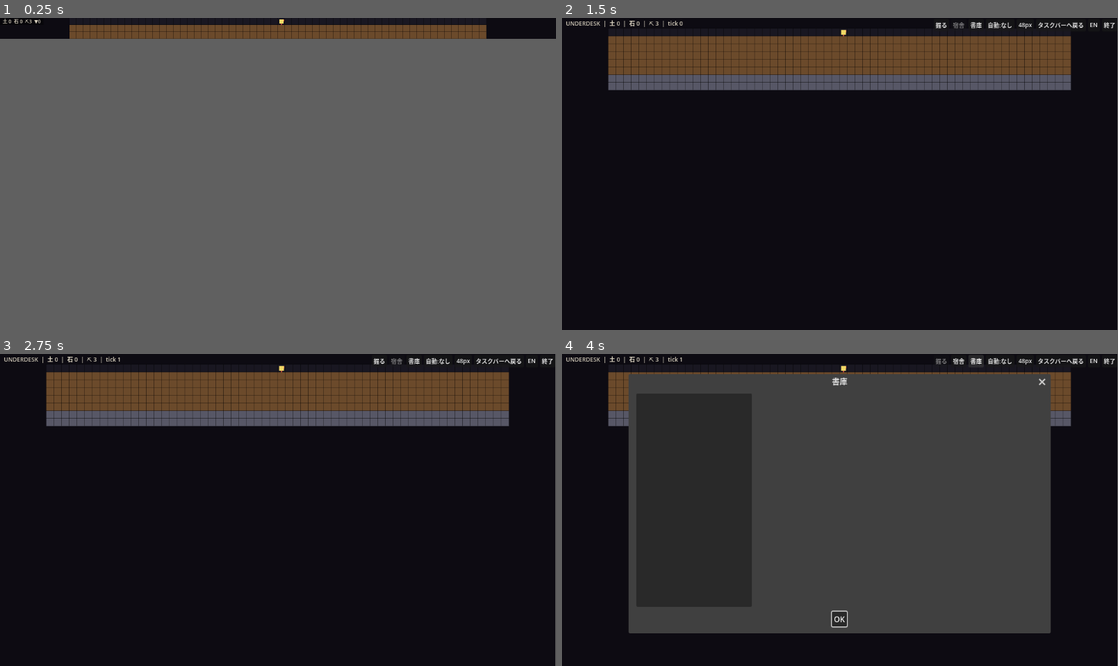
Above: before the commit, frames 1-4 (two rows, left to right).
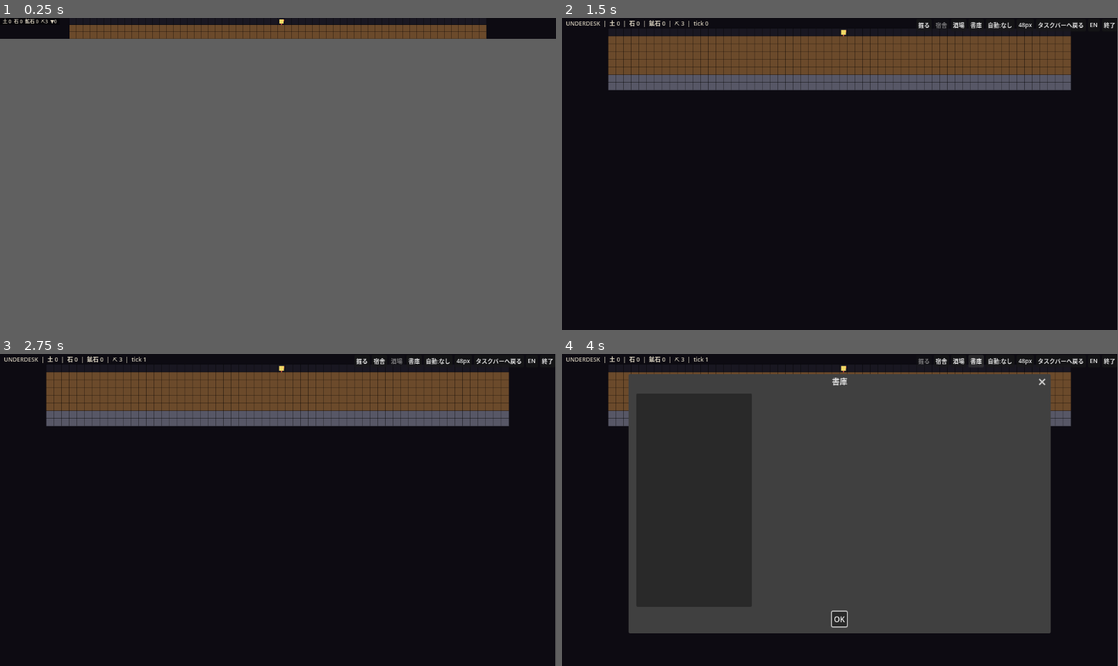
Above: after the commit, the same moments.

Repository: jinsei0604/UnderDesk
Game: Godot game, scene res://src/ui/main.tscn
Two runs of this game, one before a commit and one after it. Both use one fixed random seed, a clock stepped at 60 frames per second and the inputs below.
Inputs (mouse positions are in pixels of both pictures, inside the frame that each line leads up to):
- Up to frame 1 (0.25 s): no input
- Up to frame 2 (1.5 s): tap Enter at 0.5 s; drag from (840, 27) to (895, 24) at 0.52 s; click "宿舎" at 1.25 s
- Up to frame 3 (2.75 s): click (394, 354) at 2 s, where only the run after the commit has a clickable "酒場"
- Up to frame 4 (4 s): click "掘る" at 2.75 s; click "書庫" at 3.5 s

The runs differ from the first frame. In frame 1, less than 0.1% of the frame differs, in the area x 4-11%, y 0-2%; in frame 2, 0.2%, in the area x 15-73%, y 0-4%; in frame 3, 0.2%; in frame 4, 0.2%.

Commit message:
Sprint 5: aquifer stratum, five new documents, tavern room
- New stratum: aquifer (depth 16-30, wet rock, hardness 7, yields ore)
- Documents 004-008 in JA/EN continuing the deadpan-dread voice:
  the Answer that echoes politely, a wage ledger running out of
  storage, water flowing upward, the foreman prohibitions, and the
  illiterate brother who can suddenly read
- Tavern room (8 stone): +1 dig power per tavern, recorded on the
  room entry so the effect survives save/load
- Room build buttons are generated from data files, ore shown in HUD
- 40 tests passing

Co-Authored-By: Claude Fable 5 <noreply@anthropic.com>

Diff:
--- /dev/null
+++ b/data/documents/doc_004.json
@@ -0,0 +1,5 @@
+{
+	"id": "doc_004",
+	"title_key": "DOC_004_TITLE",
+	"body_key": "DOC_004_BODY"
+}
--- /dev/null
+++ b/data/documents/doc_005.json
@@ -0,0 +1,5 @@
+{
+	"id": "doc_005",
+	"title_key": "DOC_005_TITLE",
+	"body_key": "DOC_005_BODY"
+}
--- /dev/null
+++ b/data/documents/doc_006.json
@@ -0,0 +1,5 @@
+{
+	"id": "doc_006",
+	"title_key": "DOC_006_TITLE",
+	"body_key": "DOC_006_BODY"
+}
--- /dev/null
+++ b/data/documents/doc_007.json
@@ -0,0 +1,5 @@
+{
+	"id": "doc_007",
+	"title_key": "DOC_007_TITLE",
+	"body_key": "DOC_007_BODY"
+}
--- /dev/null
+++ b/data/documents/doc_008.json
@@ -0,0 +1,5 @@
+{
+	"id": "doc_008",
+	"title_key": "DOC_008_TITLE",
+	"body_key": "DOC_008_BODY"
+}
--- /dev/null
+++ b/data/rooms/tavern.json
@@ -0,0 +1,8 @@
+{
+	"id": "tavern",
+	"name_key": "ROOM_TAVERN",
+	"width": 2,
+	"height": 1,
+	"cost": { "stone": 8 },
+	"effect": "dig_power_add"
+}
--- /dev/null
+++ b/data/strata/030_aquifer.json
@@ -0,0 +1,11 @@
+{
+	"id": "aquifer",
+	"name_key": "STRATUM_AQUIFER",
+	"depth_from": 16,
+	"depth_to": 30,
+	"terrain": "WETROCK",
+	"hardness": 7,
+	"yield": "ore",
+	"documents": ["doc_004", "doc_005", "doc_006", "doc_007", "doc_008"],
+	"document_chance": 0.1
+}
--- a/locale/en.csv
+++ b/locale/en.csv
@@ -2,6 +2,8 @@
 APP_TITLE,UNDERDESK
 STRATUM_TOPSOIL,Topsoil
 STRATUM_BEDROCK,Bedrock
+STRATUM_AQUIFER,Aquifer
+ROOM_TAVERN,Tavern
 ROOM_DORM,Dormitory
 RES_SOIL,Soil
 RES_STONE,Stone
@@ -25,3 +27,13 @@
 DOC_002_BODY,"Dear brother. Thank you for the money. The site here is the same as ever. There is just one odd rule: ""A …(281 unchanged characters)…
 DOC_003_TITLE,Fragment of a Stone Tablet
 DOC_003_BODY,"[LEGIBLE SECTION] ...to appease it, we ceased our digging. Seven times we filled the shaft back in, and seven times we failed. Return the soil, stack the stones — it does not matter. The depth remembers. You may forget, but the hole does not. ...[REMAINDER LOST]"
+DOC_004_TITLE,A Miner's Journal - II
+DOC_004_BODY,"I am beginning to understand what the foreman means by training your ears. Deep down, the sound of your pickaxe comes back to you — one beat late, and somehow a little more polite. I took it for an echo at first. Then Yorek tried it: three strikes, then stop. It answered with four. The foreman said: ""Don't try to match its count. As long as it matches yours, the work goes well."" And in fact, they say this month's yield is the highest on record."
+DOC_005_TITLE,Torn Page from a Wage Ledger
+DOC_005_BODY,"[Ledger, excerpt] Week 7: Daron, 20 silver. Yorek, 20 silver. Mim, 25 (night shift). Week 8: Daron, 40. Yorek, 40. Note: wages doubled for all work below the tenth stratum. Week 9: Daron, 80. Note: wages quadrupled. Held in storage, recipient absent. Week 10: Note: we are running out of storage."
+DOC_006_TITLE,A Miner's Journal - III
+DOC_006_BODY,"We reached the aquifer today. The water is clean, and cold, and it flows upward. That is not a slip of the pen. It climbs the walls in quiet, orderly lines, up toward the ceiling. Daron said there must be a lake on top of the mountain. We laughed. I have noticed, lately, that we measure our fear by how often we laugh. Today we laughed a great deal."
+DOC_007_TITLE,Notice from the Foreman
+DOC_007_BODY,"[NOTICE No. 11] The following are prohibited: 1. Singing in the shafts. 2. Whistling in the shafts. 3. Deliberately breaking the rhythm of the work. 4. Striking back in reply to the Answer. 5. Explaining the reasons for the above when a newcomer asks. — Those who know the reasons already know how to answer. — The Foreman"
+DOC_008_TITLE,An Old Letter - II
+DOC_008_BODY,"Dear brother. You will recall I wrote that I cannot read. I can now. I do not remember learning. One morning I woke, and the marks on the tablets looked like plain dictation — just sounds, written down. They say it happens to everyone here. One of the old hands puts it differently: ""You haven't learned the tunnel's language. It has learned yours."" Either way, the pay is good. Only — these days, in my dreams, I find I am writing my letters to you in those marks."
--- a/locale/ja.csv
+++ b/locale/ja.csv
@@ -2,6 +2,8 @@
 APP_TITLE,UNDERDESK
 STRATUM_TOPSOIL,表土
 STRATUM_BEDROCK,岩盤
+STRATUM_AQUIFER,地下水脈
+ROOM_TAVERN,酒場
 ROOM_DORM,宿舎
 RES_SOIL,土
 RES_STONE,石
@@ -25,3 +27,13 @@
 DOC_002_BODY,"兄上へ。送金ありがとう。こちらの現場は変わりない。ただひとつ、妙な決まりがある。「拾った石板は読まずに納めよ」。読んだ者から辞めていくからだそうだ。おれは字が読めないから安心だと笑われた。……なあ兄上。字が読めないのに、夢の中であれを「読んで」しまうことは、あるのだろうか。"
 DOC_003_TITLE,石板の欠片
 DOC_003_BODY,"【判読可能部分】……を鎮めるため、我らは掘るのをやめた。埋め戻しは七度に及び、七度とも失敗した。土を戻しても、石を積んでも、『深さ』は覚えている。おまえたちが忘れても、穴は忘れない。……【以下欠損】"
+DOC_004_TITLE,坑夫の手記・二
+DOC_004_BODY,"監督の言う「耳を慣らす」の意味が分かってきた。深いところでは、つるはしの音が返ってくるのだ。一拍遅れて、少しだけ丁寧に。最初は反響だと思った。だがヨレクの奴が試しに三回叩いて止めたら、向こうは四回返してきた。監督は言った。「数を合わせようとするな。向こうが合わせてくる分には、仕事は捗る」。実際、今月の掘削量は過去最高らしい。"
+DOC_005_TITLE,賃金台帳の切れ端
+DOC_005_BODY,"【台帳・抜粋】第七週: ダロン 銀二十、ヨレク 銀二十、ミム 銀二十五（夜勤加算）。第八週: ダロン 銀四十、ヨレク 銀四十。備考: 十層より下の作業は賃金二倍とする。第九週: ダロン 銀八十。備考: 賃金四倍。受取人不在のため保管。第十週: 備考: 保管場所が足りない。"
+DOC_006_TITLE,坑夫の手記・三
+DOC_006_BODY,"地下水脈に着いた。水は綺麗で、冷たくて、上に流れている。書き間違いではない。壁を伝って、天井の方へ、静かに列を作って登っていく。ダロンは「山の上に湖でもあるんだろう」と言った。おれたちは笑った。このごろ気づいたが、おれたちは笑う回数で怖さを測っている。今日はよく笑った。"
+DOC_007_TITLE,監督の通達
+DOC_007_BODY,"【通達・第十一号】以下を禁ずる。一、坑内で歌うこと。二、坑内で口笛を吹くこと。三、作業の律動を故意に乱すこと。四、「応答」に対し、こちらから叩き返すこと。五、右の各項について、新入りに理由を尋ねられた場合に答えること。——理由を知る者は、すでに答え方も知っているはずである。 監督"
+DOC_008_TITLE,古い書簡・二
+DOC_008_BODY,"兄上へ。前の手紙で、おれが字を読めないと書いたのを覚えているだろうか。読めるようになった。習った覚えはない。ある朝、目が覚めたら、石板の文字が「ただの音の書き取り」に見えた。みんなもそうなるらしい。古株は「それは坑道の言葉を覚えたんじゃない。おまえの言葉を、向こうが覚えたんだ」と言う。どちらでもいい。給金は良い。ただ、近ごろ夢の中でおれは、兄上への手紙をあの文字で書いている。"
--- a/src/core/constants.gd
+++ b/src/core/constants.gd
@@ -17,13 +17,14 @@
 ## Home depot on the surface row where minions deposit resources.
 const DEPOT_POS := Vector2i(30, 0)
 
-enum Terrain { AIR = 0, SOIL = 1, ROCK = 2 }
+enum Terrain { AIR = 0, SOIL = 1, ROCK = 2, WETROCK = 3 }
 
 ## Maps data-file terrain names to enum values.
 const TERRAIN_BY_NAME: Dictionary = {
 	"AIR": Terrain.AIR,
 	"SOIL": Terrain.SOIL,
 	"ROCK": Terrain.ROCK,
+	"WETROCK": Terrain.WETROCK,
 }
 
 const RES_SOIL: String = "soil"
--- a/src/core/sim.gd
+++ b/src/core/sim.gd
@@ -156,7 +156,11 @@
 			return false
 	for res: Variant in cost.keys():
 		inventory[res] = int(inventory[res]) - int(cost[res])
-	rooms.append({"id": room_def["id"], "pos": pos})
+	rooms.append({
+		"id": room_def["id"],
+		"pos": pos,
+		"effect": str(room_def.get("effect", "")),
+	})
 	_apply_room_effect(room_def)
 	return true
 
@@ -181,6 +185,16 @@
 	var effect: String = room_def.get("effect", "")
 	if effect == "minion_add" and minions.size() < UD.MINION_MAX:
 		minions.append(UDMinion.create(minions.size(), UD.DEPOT_POS))
+
+
+## Base power plus one for each built room with a dig_power_add effect
+## (e.g. the tavern). Effects are recorded on the room entry at build time.
+func dig_power() -> int:
+	var power := UD.MINION_DIG_POWER
+	for room in rooms:
+		if str(room.get("effect", "")) == "dig_power_add":
+			power += 1
+	return power
 
 
 func _step_minion(minion: UDMinion) -> void:
@@ -230,7 +244,7 @@
 		minion.job_target = UDMinion.NO_TARGET
 		minion.state = UDMinion.State.IDLE
 		return
-	job.progress += UD.MINION_DIG_POWER
+	job.progress += dig_power()
 	if job.progress < strata.hardness_for_depth(job.target.y):
 		return
 	# Dig complete: open the cell, collect yield, roll for a document.
@@ -293,7 +307,11 @@
 	var room_dicts: Array = []
 	for room in rooms:
 		var origin: Vector2i = room["pos"]
-		room_dicts.append({"id": room["id"], "pos": [origin.x, origin.y]})
+		room_dicts.append({
+			"id": room["id"],
+			"pos": [origin.x, origin.y],
+			"effect": str(room.get("effect", "")),
+		})
 	return {
 		"version": UD.SAVE_VERSION,
 		"tick_count": tick_count,
@@ -326,7 +344,11 @@
 	for room_dict: Variant in d["rooms"] as Array:
 		var rd := room_dict as Dictionary
 		var p: Array = rd["pos"]
-		sim.rooms.append({"id": rd["id"], "pos": Vector2i(int(p[0]), int(p[1]))})
+		sim.rooms.append({
+			"id": rd["id"],
+			"pos": Vector2i(int(p[0]), int(p[1])),
+			"effect": str(rd.get("effect", "")),
+		})
 	for doc_id: Variant in d["discovered_documents"] as Array:
 		sim.discovered_documents.append(doc_id)
 	# Missing in pre-policy saves: default to NONE.
--- a/src/ui/main.gd
+++ b/src/ui/main.gd
@@ -2,7 +2,7 @@
 ## Resident-strip main view (placeholder art, §13-5). Draws the cross-section,
 ## routes clicks to dig/build commands, and hosts the archive dialog.
 
-enum Mode { DIG = 0, BUILD_DORM = 1 }
+enum Mode { DIG = 0, BUILD = 1 }
 
 const CELL_PX: int = 16
 const HUD_HEIGHT: int = 22
@@ -14,6 +14,7 @@
 const COLOR_AIR := Color(0.10, 0.09, 0.13)
 const COLOR_SOIL := Color(0.42, 0.29, 0.17)
 const COLOR_ROCK := Color(0.34, 0.34, 0.40)
+const COLOR_WETROCK := Color(0.22, 0.32, 0.45)
 const COLOR_GRID_LINE := Color(0.0, 0.0, 0.0, 0.25)
 const COLOR_JOB_MARK := Color(1.0, 0.85, 0.3, 0.55)
 const COLOR_DEPOT := Color(0.85, 0.3, 0.25)
@@ -27,6 +28,7 @@
 var doc_db: UDDocumentDB
 var room_db: UDRoomDB
 var mode: Mode = Mode.DIG
+var _build_room_id: String = ""
 var scroll_y: int = 0
 var unread_docs: Array[String] = []
 var offline_ticks_applied: int = 0
@@ -34,7 +36,7 @@
 var _button_bar: HBoxContainer
 var _archive_button: Button
 var _dig_button: Button
-var _dorm_button: Button
+var _room_buttons: Dictionary = {}  # room id -> Button
 var _policy_button: Button
 var _height_button: Button
 var _collapse_button: Button
@@ -156,8 +158,8 @@
 		Mode.DIG:
 			if sim.add_dig_job(cell):
 				queue_redraw()
-		Mode.BUILD_DORM:
-			if sim.build_room(room_db.get_room("dorm"), cell):
+		Mode.BUILD:
+			if sim.build_room(room_db.get_room(_build_room_id), cell):
 				mode = Mode.DIG
 				_refresh_mode_buttons()
 				queue_redraw()
@@ -222,6 +224,7 @@
 		locale.text("APP_TITLE"),
 		"%s %d" % [locale.text("RES_SOIL"), int(sim.inventory[UD.RES_SOIL])],
 		"%s %d" % [locale.text("RES_STONE"), int(sim.inventory[UD.RES_STONE])],
+		"%s %d" % [locale.text("RES_ORE"), int(sim.inventory[UD.RES_ORE])],
 		"⛏ %d" % sim.minions.size(),
 		"tick %d" % sim.tick_count,
 	]
@@ -236,9 +239,10 @@
 ## Translucent readout drawn over the cells; the strip has no HUD bar.
 ## Unread documents blink at the right edge (§5.1: icon blink only).
 func _draw_strip_overlay(font: Font) -> void:
-	var text := "%s %d  %s %d  ⛏%d  ▼%d" % [
+	var text := "%s %d  %s %d  %s %d  ⛏%d  ▼%d" % [
 		locale.text("RES_SOIL"), int(sim.inventory[UD.RES_SOIL]),
 		locale.text("RES_STONE"), int(sim.inventory[UD.RES_STONE]),
+		locale.text("RES_ORE"), int(sim.inventory[UD.RES_ORE]),
 		sim.minions.size(),
 		sim.deepest_air_row(),
 	]
@@ -278,6 +282,8 @@
 			return COLOR_SOIL
 		UD.Terrain.ROCK:
 			return COLOR_ROCK
+		UD.Terrain.WETROCK:
+			return COLOR_WETROCK
 		_:
 			return COLOR_AIR
 
@@ -357,8 +363,10 @@
 
 	_dig_button = _make_button("", func() -> void: _set_mode(Mode.DIG))
 	bar.add_child(_dig_button)
-	_dorm_button = _make_button("", func() -> void: _set_mode(Mode.BUILD_DORM))
-	bar.add_child(_dorm_button)
+	for room_id in room_db.all_ids():
+		var button := _make_button("", _select_build_room.bind(room_id))
+		_room_buttons[room_id] = button
+		bar.add_child(button)
 	_archive_button = _make_button("", _open_archive)
 	bar.add_child(_archive_button)
 	_policy_button = _make_button("", _cycle_dig_policy)
@@ -387,9 +395,16 @@
 	_refresh_mode_buttons()
 
 
+func _select_build_room(room_id: String) -> void:
+	_build_room_id = room_id
+	_set_mode(Mode.BUILD)
+
+
 func _refresh_mode_buttons() -> void:
 	_dig_button.disabled = mode == Mode.DIG
-	_dorm_button.disabled = mode == Mode.BUILD_DORM
+	for room_id: String in _room_buttons:
+		var button: Button = _room_buttons[room_id]
+		button.disabled = mode == Mode.BUILD and _build_room_id == room_id
 
 
 func _refresh_archive_button() -> void:
@@ -403,7 +418,9 @@
 
 func _refresh_button_texts() -> void:
 	_dig_button.text = locale.text("UI_DIG")
-	_dorm_button.text = locale.text("UI_BUILD_DORM")
+	for room_id: String in _room_buttons:
+		var button: Button = _room_buttons[room_id]
+		button.text = locale.text(room_db.get_room(room_id)["name_key"])
 	_policy_button.text = locale.text(_policy_label_key())
 	_height_button.text = "%dpx" % UD.WINDOW_HEIGHTS[settings.height_index]
 	_collapse_button.text = locale.text("UI_COLLAPSE")
--- a/tests/core/test_data_files.gd
+++ b/tests/core/test_data_files.gd
@@ -7,21 +7,26 @@
 	assert_eq(strata.terrain_for_depth(0), UD.Terrain.AIR)
 	assert_eq(strata.terrain_for_depth(1), UD.Terrain.SOIL)
 	assert_eq(strata.terrain_for_depth(6), UD.Terrain.ROCK)
-	assert_eq(strata.terrain_for_depth(100), UD.Terrain.ROCK, "deepest stratum repeats")
+	assert_eq(strata.terrain_for_depth(16), UD.Terrain.WETROCK)
+	assert_eq(strata.terrain_for_depth(100), UD.Terrain.WETROCK, "deepest stratum repeats")
 
 
 func test_room_files_load() -> void:
 	var rooms := UDRoomDB.load_from_dir("res://data/rooms")
 	assert_true(rooms.has_room("dorm"))
+	assert_true(rooms.has_room("tavern"))
 	assert_eq(int(rooms.get_room("dorm")["width"]), 2)
 
 
 func test_documents_and_locales_cross_reference() -> void:
 	var docs := UDDocumentDB.load_from_dir("res://data/documents")
-	assert_eq(docs.count(), 3)
+	assert_eq(docs.count(), 8)
 	var ja := UDLocale.load_locale("ja")
 	var en := UDLocale.load_locale("en")
-	for doc_id: String in ["doc_001", "doc_002", "doc_003"]:
+	var doc_ids: Array[String] = []
+	for n in range(1, 9):
+		doc_ids.append("doc_%03d" % n)
+	for doc_id in doc_ids:
 		assert_true(docs.has_doc(doc_id))
 		var doc := docs.get_doc(doc_id)
 		for locale: UDLocale in [ja, en]:
--- a/tests/core/test_rooms.gd
+++ b/tests/core/test_rooms.gd
@@ -32,6 +32,27 @@
 		"cannot build inside solid ground")
 
 
+func test_tavern_adds_dig_power() -> void:
+	var sim := _sim_with_open_area()
+	assert_eq(sim.dig_power(), UD.MINION_DIG_POWER)
+	sim.inventory[UD.RES_STONE] = 8
+	var tavern := {
+		"id": "tavern",
+		"name_key": "ROOM_TAVERN",
+		"width": 2,
+		"height": 1,
+		"cost": {"stone": 8},
+		"effect": "dig_power_add",
+	}
+	assert_true(sim.build_room(tavern, Vector2i(5, 1)))
+	assert_eq(sim.dig_power(), UD.MINION_DIG_POWER + 1)
+	# The bonus must survive a save/load cycle.
+	var restored := UDSim.from_dict(
+		JSON.parse_string(JSON.stringify(sim.to_dict())), UDTestFixtures.strata()
+	)
+	assert_eq(restored.dig_power(), UD.MINION_DIG_POWER + 1)
+
+
 func test_build_rejects_overlap() -> void:
 	var sim := _sim_with_open_area()
 	sim.inventory[UD.RES_SOIL] = 20
Binary file changed: locale/en.text.translation
Binary file changed: locale/ja.text.translation
